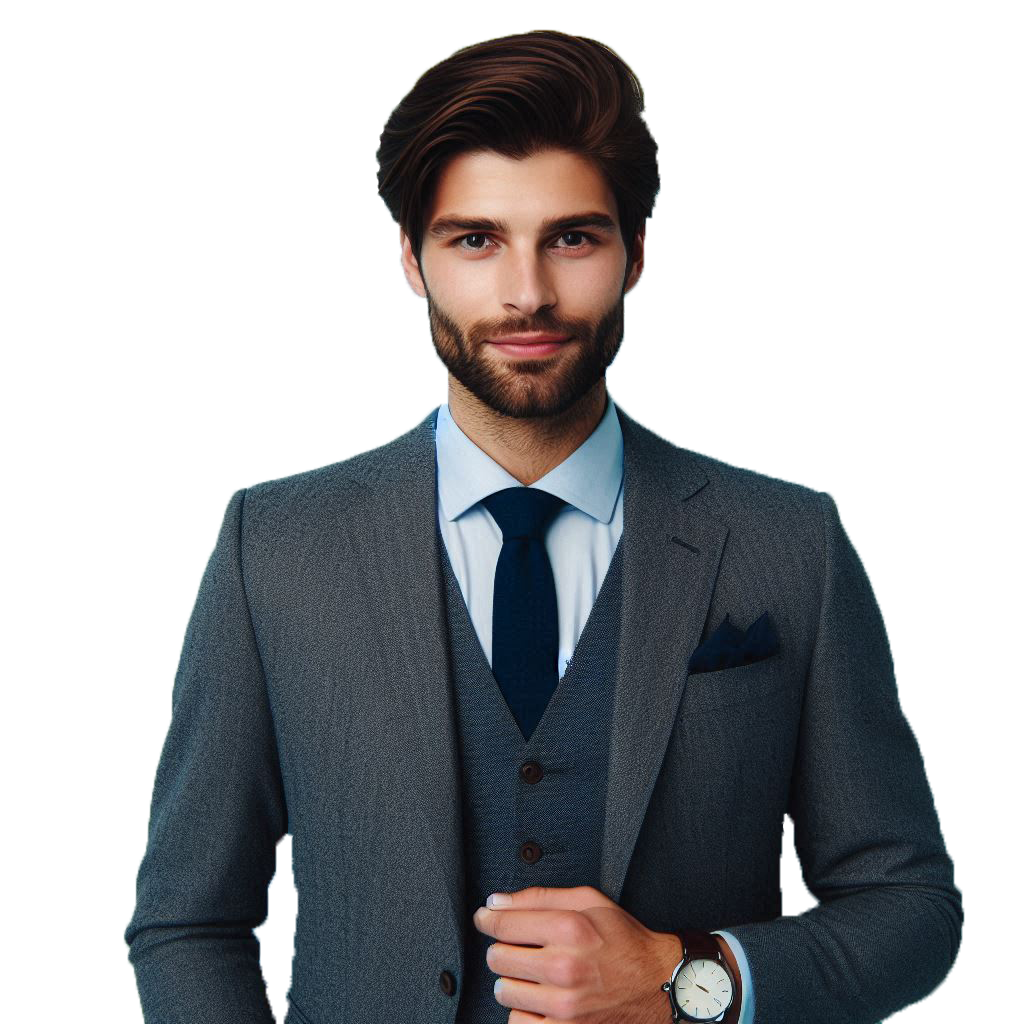
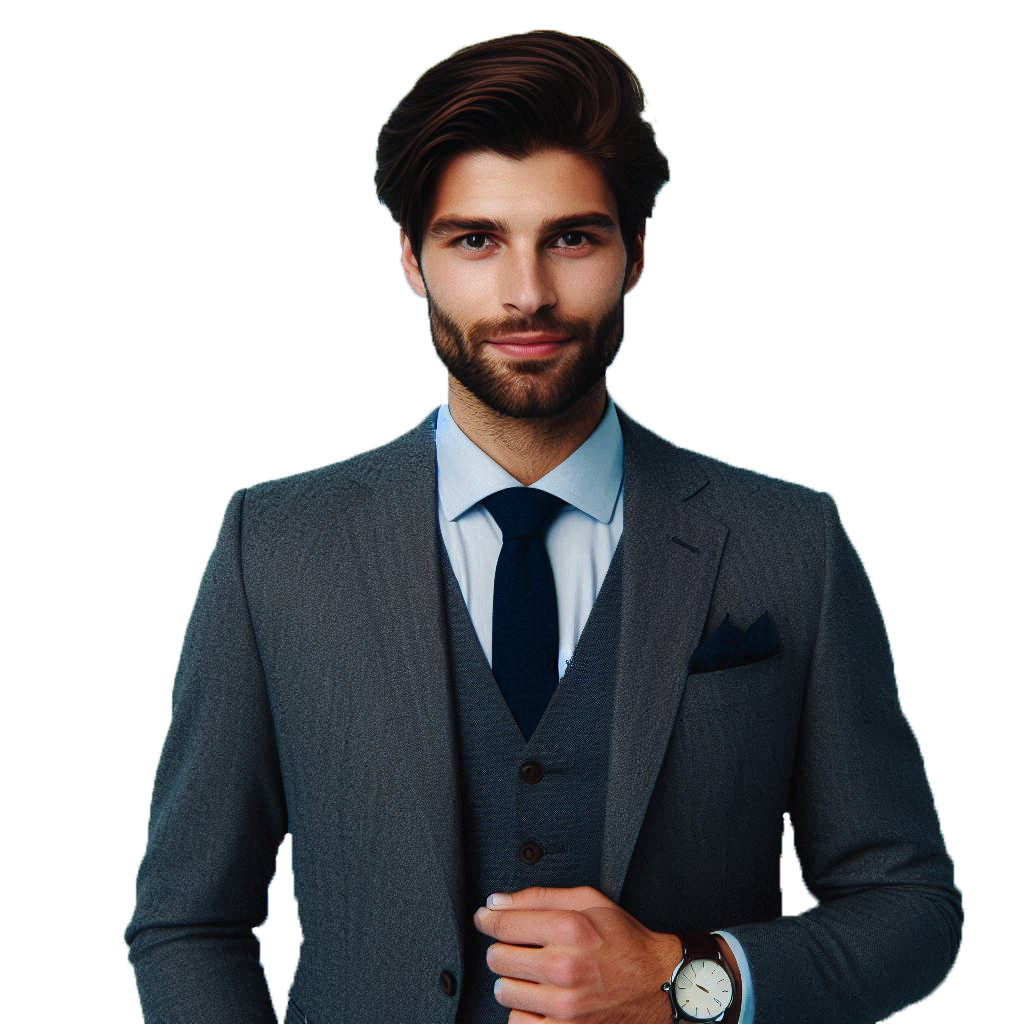
Layered file, before and after one edit (1024 × 1024). Changes by layer:
painted on "Lager 0" over [251, 93, 884, 1024]
